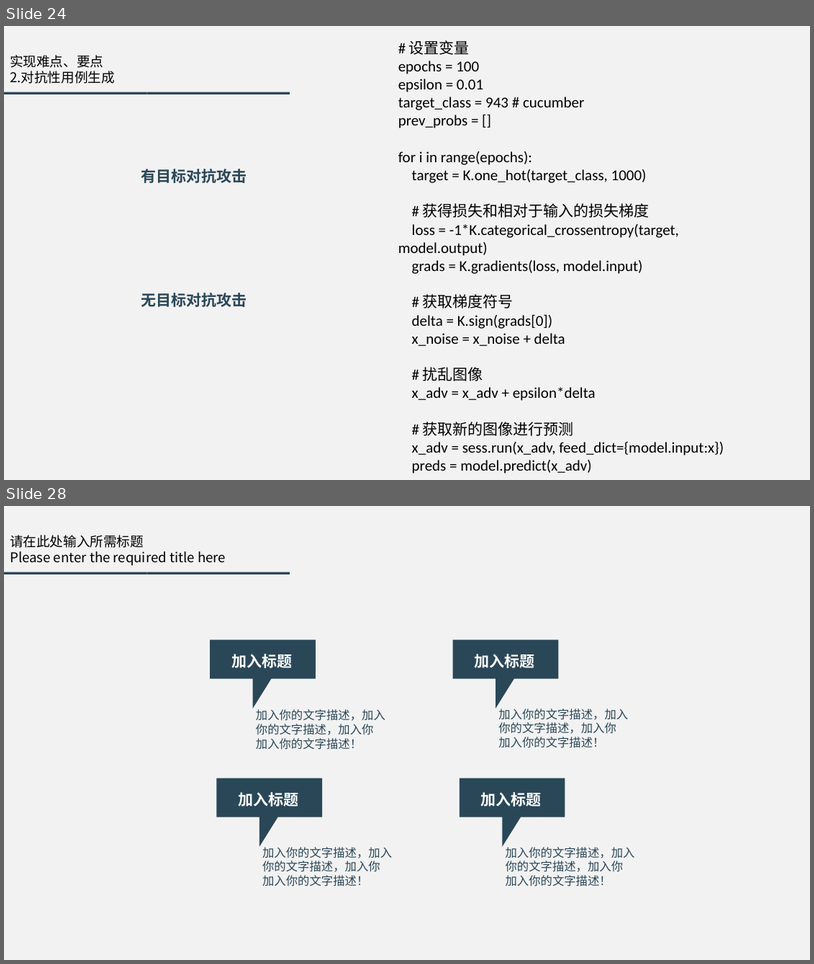
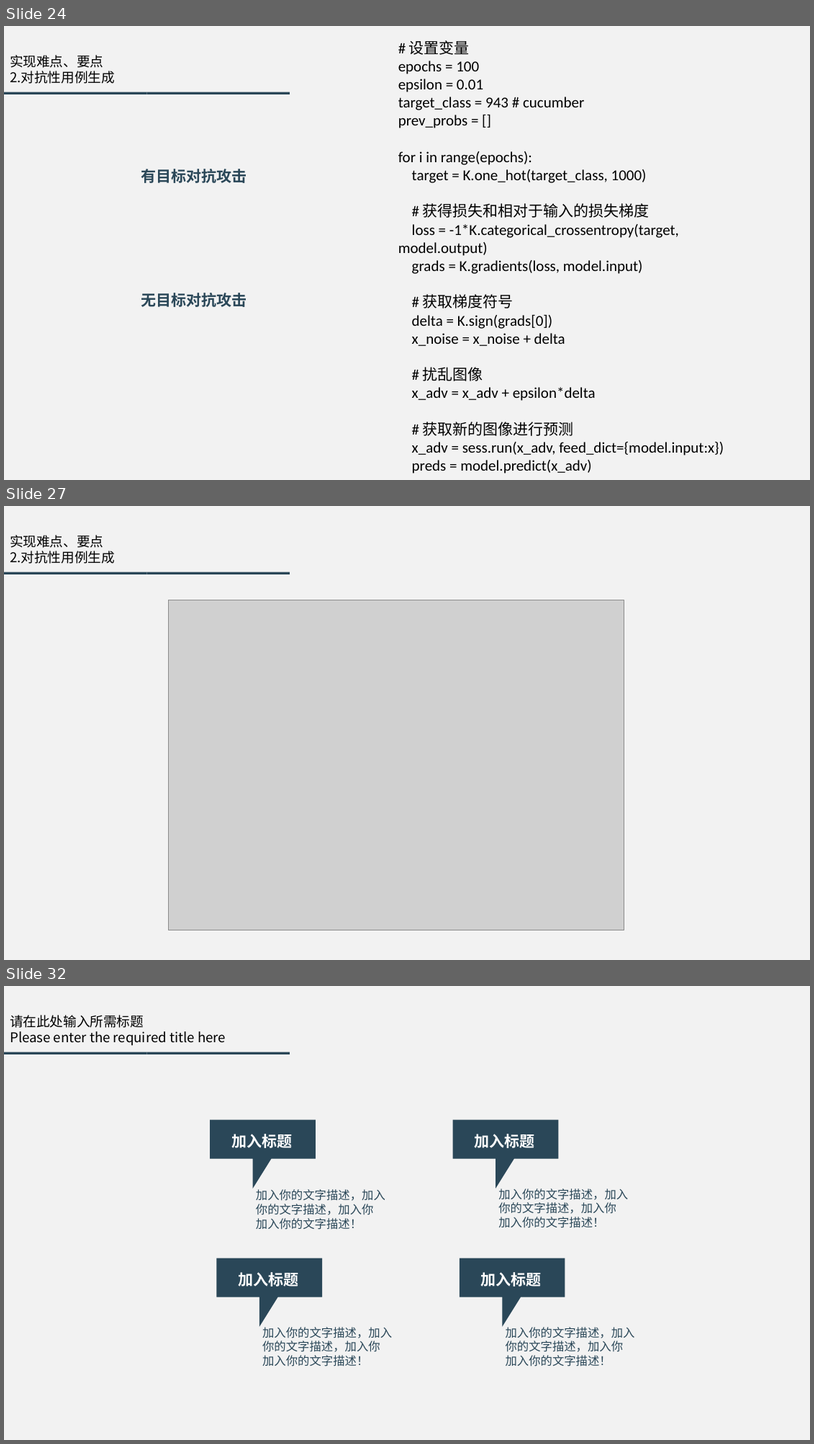
Before and after one commit to ChenZiHong-Gavin/Semantic-Equivalent-Adversarial-Data, a slide deck: doc/3. PPT/用于视觉问答的语义等效对抗性数据扩展.pptx. Shown one above the other, each under a label of ours: slides 24 and 28 before the commit, slides 24, 27 and 32 after it; the slides between them are not shown. The pictures are 814x964 and 814x1444 pixels, drawn with LibreOffice and Linux fonts; fonts in the diff are those of the drawing; grey boxes stand for pictures. Boxes give left, top, right and bottom in pixels: in the first picture for what was removed or moved away, otherwise in the second. Text is boxed around its words. In the diff, an @@ line names an element or a change of style, - is before the commit and + after.

```diff
--- a/doc/3. PPT/用于视觉问答的语义等效对抗性数据扩展.pptx
+++ b/doc/3. PPT/用于视觉问答的语义等效对抗性数据扩展.pptx
@@ slide 27 added at (4, 506, 810, 960), background #F2F2F2 @@
@@ group added at (4, 535, 290, 574): 2 rectangles, 2 texts @@
+实现难点、要点
+2.对抗性用例生成
@@ picture added at (169, 600, 625, 929) @@
@@ what was slide 28 is now slide 32 @@
```
Also in this commit, not shown: 3 slides changed, 2 other slides added, 6 other files.
